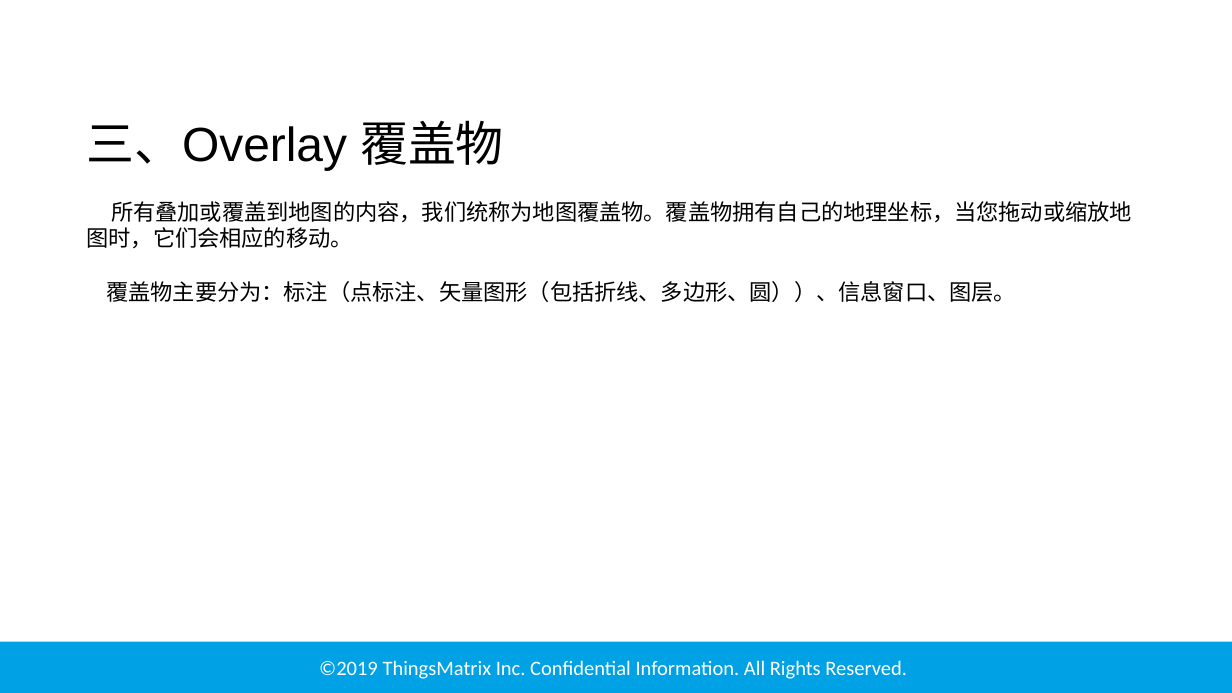
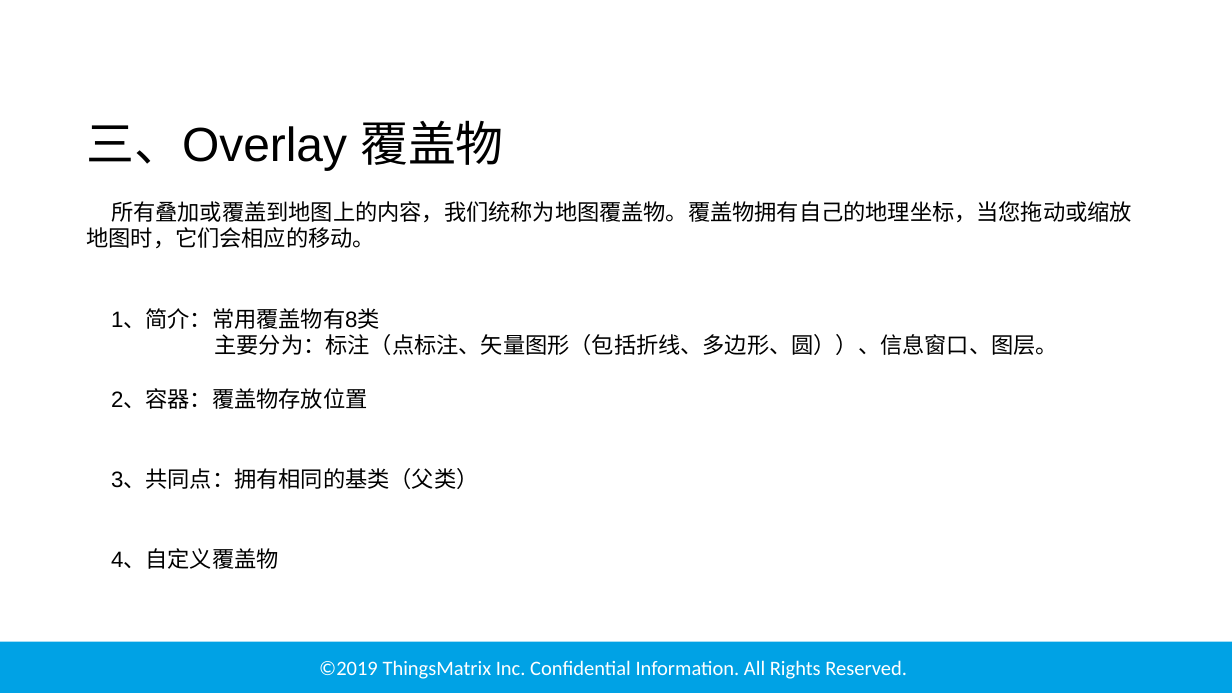
Before and after one commit to GUAPO-CN/maps, a slide deck: slide 4 of 地图技术分享.pptx. Drawn at 1232x693 pixels with LibreOffice and Linux fonts; fonts in the diff are those of the drawing; background and template pictures are left out. Boxes give left, top, right and bottom in pixels: in the first picture for what was removed or moved away, otherwise in the second. Text is boxed around its words. In the diff, an @@ line names an element or a change of style, - is before the commit and + after.

Commit message:
自定义marker兼容cluster

```diff
--- a/地图技术分享.pptx
+++ b/地图技术分享.pptx
@@ text at (86, 201, 1132, 569): text changed @@
-所有叠加或覆盖到地图的内容，我们统称为地图覆盖物。覆盖物拥有自己的地理坐标，当您拖动或缩放地图时，它们会相应的移动。
-覆盖物主要分为：标注（点标注、矢量图形（包括折线、多边形、圆））、信息窗口、图层。
+所有叠加或覆盖到地图上的内容，我们统称为地图覆盖物。覆盖物拥有自己的地理坐标，当您拖动或缩放地图时，它们会相应的移动。
+1、简介：常用覆盖物有8类
+主要分为：标注（点标注、矢量图形（包括折线、多边形、圆））、信息窗口、图层。
+2、容器：覆盖物存放位置
+3、共同点：拥有相同的基类（父类）
+4、自定义覆盖物
```
Also in this commit, not shown: 6 other slides changed, 3 slides added, 2 slides removed, 12 other files.
